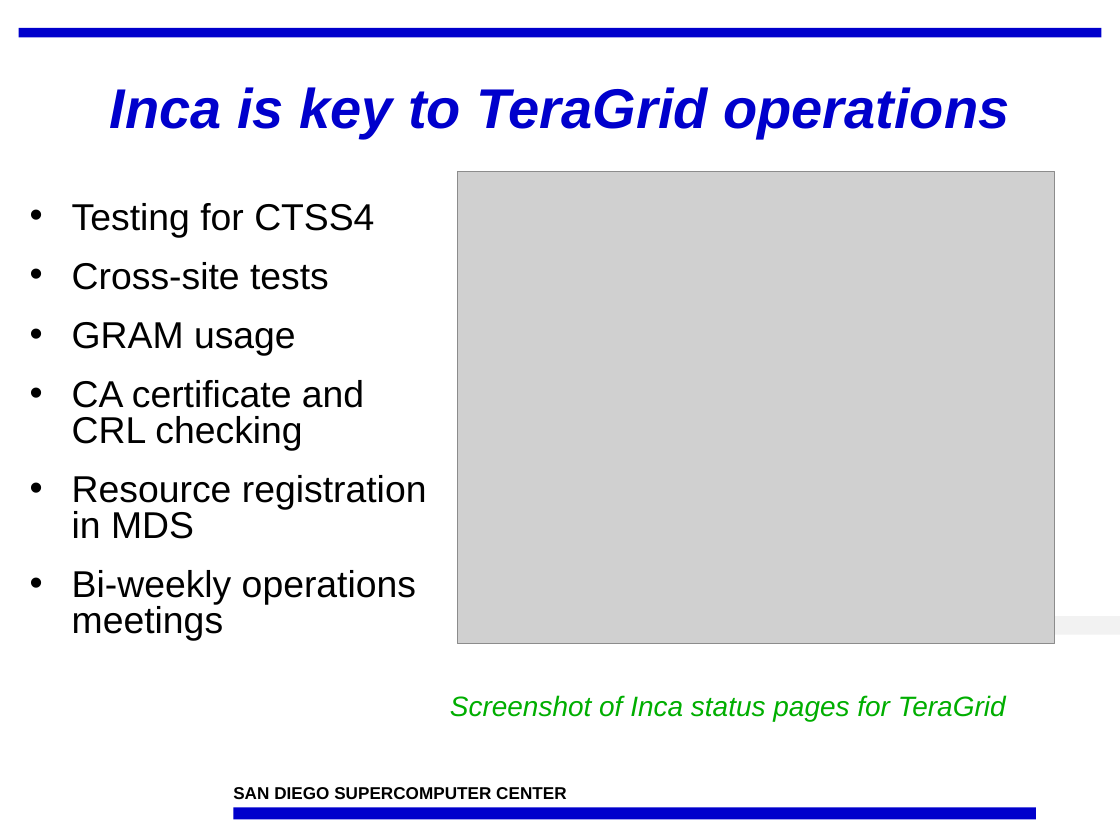
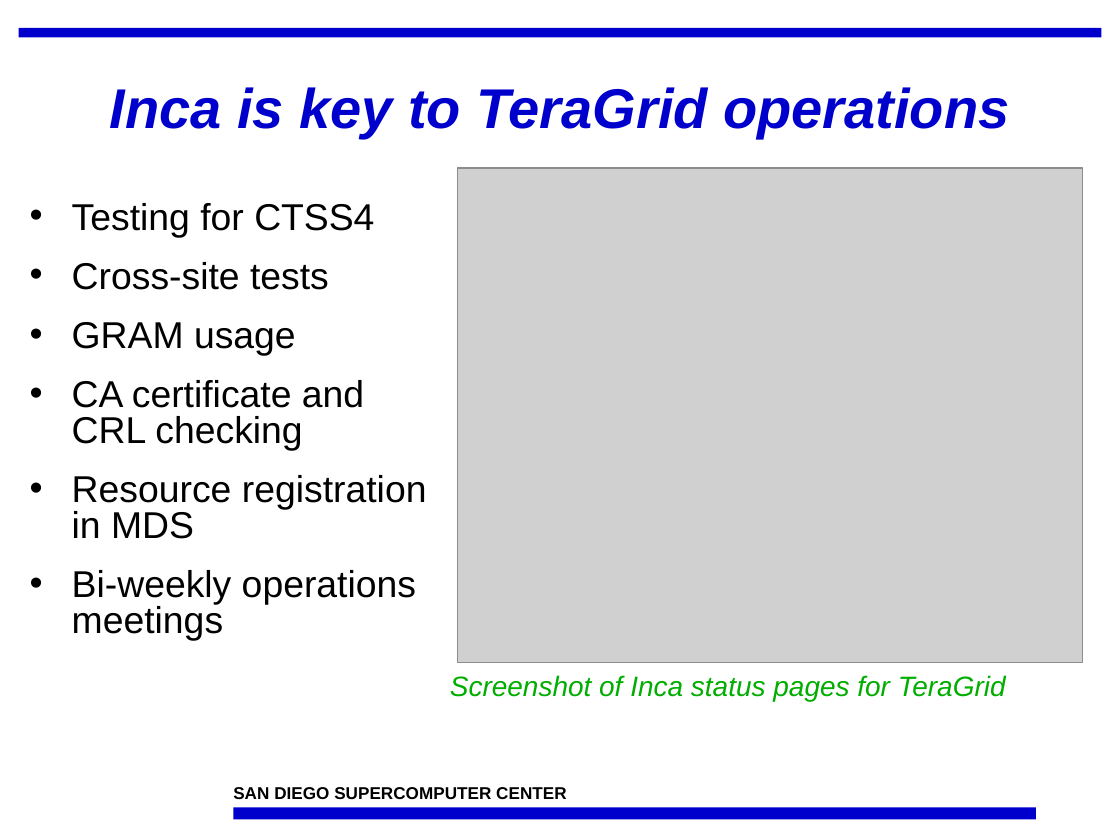
Before and after one commit to IncaProject/inca-xsede, a slide deck: slide 5 of talks/inca-nsf_02-08.ppt. Drawn at 1120x840 pixels with LibreOffice and Linux fonts; fonts in the diff are those of the drawing; grey boxes stand for pictures; background and template pictures are left out. Boxes give left, top, right and bottom in pixels: in the first picture for what was removed or moved away, otherwise in the second. Text is boxed around its words. In the diff, an @@ line names an element or a change of style, - is before the commit and + after.

```diff
--- a/talks/inca-nsf_02-08.ppt
+++ b/talks/inca-nsf_02-08.ppt
@@ picture: place and size @@
-picture at [457,171,1054,644]
+picture at [457,168,1082,663]
@@ rectangle removed at [681,616,1120,635] @@
@@ text "Screenshot of Inca status pages ...": place and size @@
-text "Screenshot of Inca status pages ..." at [450,695,1006,721]
+text "Screenshot of Inca status pages ..." at [450,675,1006,701]
```
Also in this commit, not shown: 1 other slide changed.
